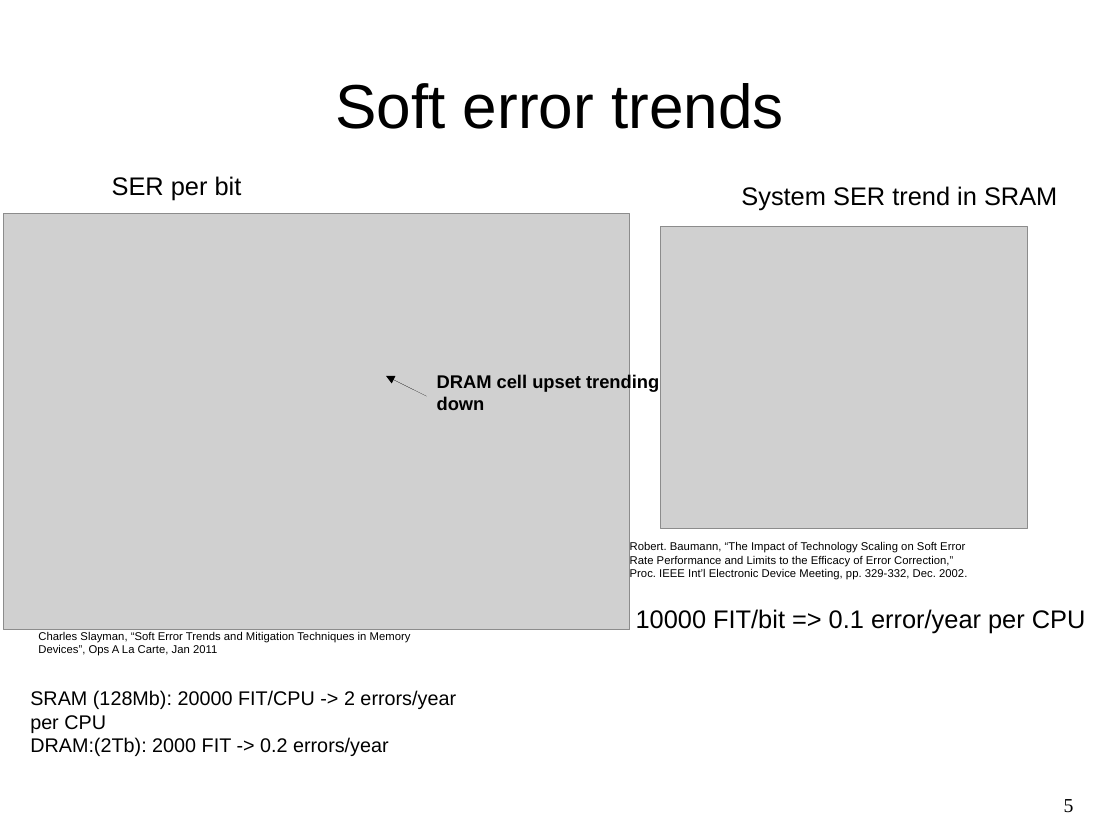
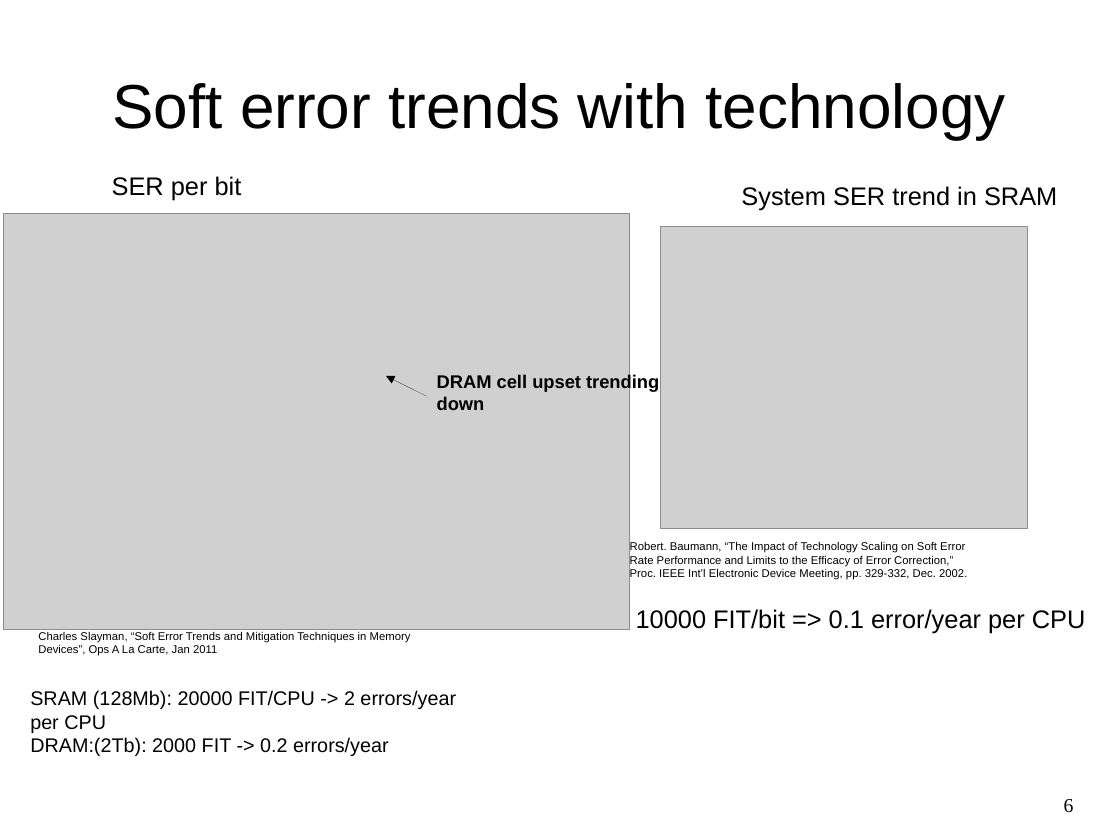
Before and after one commit to nandithaec/c-code-project, a slide deck: slide 6 of report/R&D_project.odp (slide 5 before the commit). Drawn at 1120x840 pixels with LibreOffice and Linux fonts; fonts in the diff are those of the drawing; grey boxes stand for pictures. Boxes give left, top, right and bottom in pixels: in the first picture for what was removed or moved away, otherwise in the second. Text is boxed around its words. In the diff, an @@ line names an element or a change of style, - is before the commit and + after.

```diff
--- a/report/R&D_project.odp
+++ b/report/R&D_project.odp
@@ title at <box>113,83,1005,139</box>: text changed @@
-Soft error trends
+Soft error trends with technology
@@ page number at <box>1064,799,1074,813</box>: text changed @@
-5
+6
```
Also in this commit, not shown: 1 other slide changed, 1 slide added.
